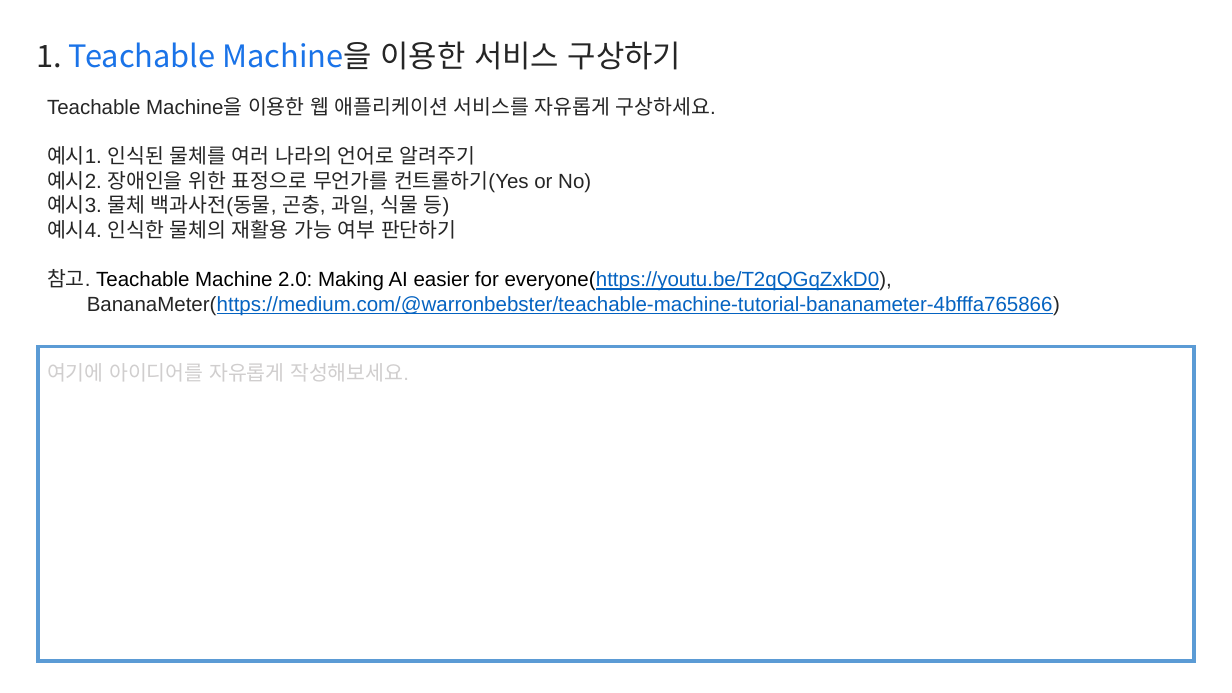
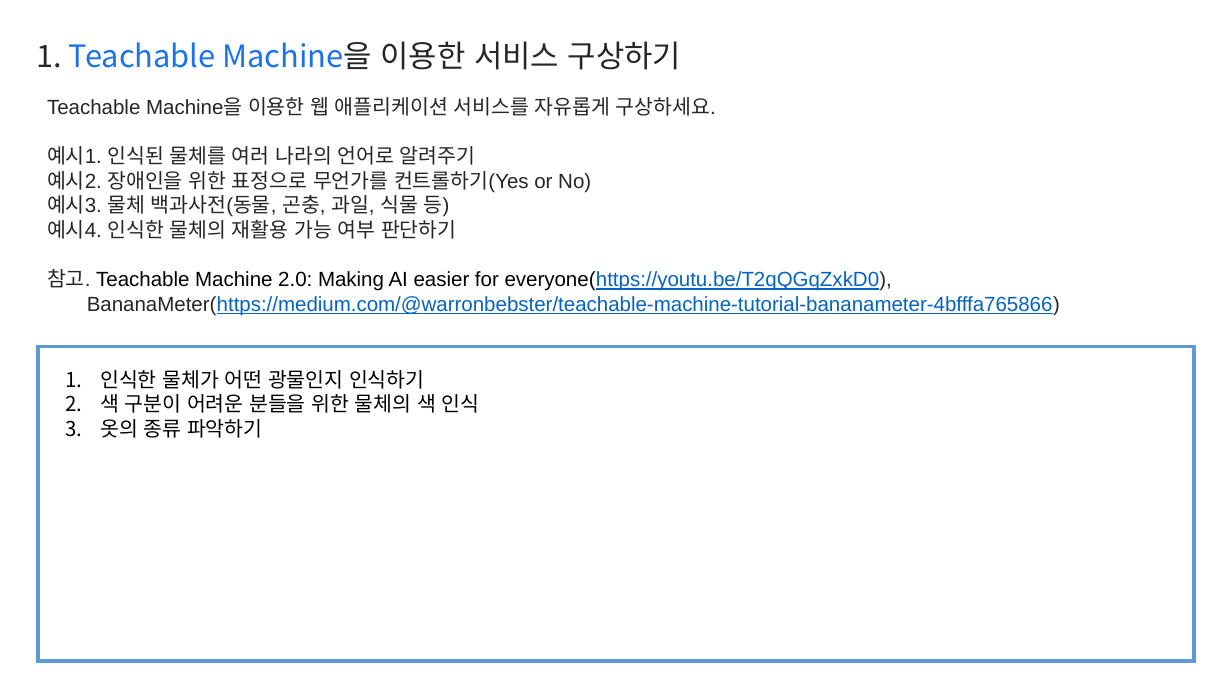
Before and after one commit to leejuyeon721/bh, a slide deck: slide 2 of Report.pptx. Drawn at 1232x693 pixels with LibreOffice and Linux fonts; fonts in the diff are those of the drawing. Boxes give left, top, right and bottom in pixels: in the first picture for what was removed or moved away, otherwise in the second. Text is boxed around its words. In the diff, an @@ line names an element or a change of style, - is before the commit and + after.

```diff
--- a/Report.pptx
+++ b/Report.pptx
@@ text at (100,370,480,438): text changed; text colour #D0CECE to #000000 @@
-여기에 아이디어를 자유롭게 작성해보세요.
+1. 인식한 물체가 어떤 광물인지 인식하기
+2. 색 구분이 어려운 분들을 위한 물체의 색 인식
+3. 옷의 종류 파악하기
```
Also in this commit, not shown: 1 other slide changed.
